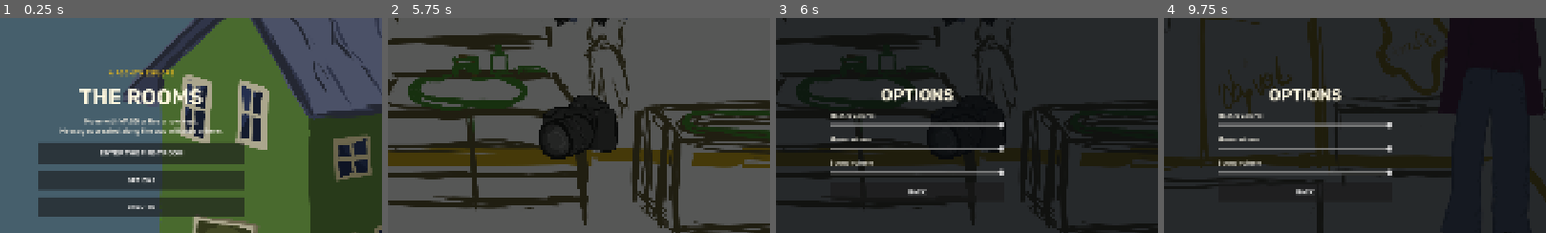
Above: before the commit, frames 1-4 (left to right).
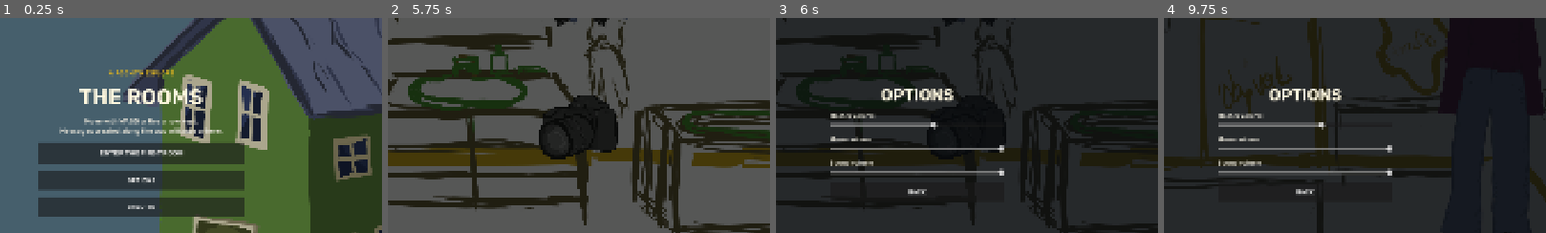
Above: after the commit, the same moments.

Repository: Sprotex/bechyne-game-jam-2026
Game: Godot game, scene res://scenes/root.tscn
Two runs of this game, one before a commit and one after it. Both use one fixed random seed, a clock stepped at 60 frames per second and the inputs below. Sound files missing from this copy of the repository are replaced by a short silence.
Inputs:
- Up to frame 1 (0.25 s): no input
- Up to frame 2 (5.75 s): click "ENTER THE FIRST ROOM" at 0.5 s; tap E (interact) at 1.25, 2.75, 3.5, 4.25 s; hold D (move_right) 1.28-2.03 s; hold E (interact) 1.28-2.03 s; hold Escape (menu_back) 2.03-2.78 s; tap P (take_photo) at 2.1, 5.1 s; hold D (move_right) 2.78-3.53 s; hold Space (toggle_music) 2.78-3.53 s; hold W (move_up) 3.53-4.28 s; tap Shift at 3.6 s; hold E (interact) 4.28-5.03 s; hold A (move_left) from 4.28 s (still down)
- Up to frame 3 (6 s): release A (move_left) at 5.78 s; hold Escape (menu_back) from 5.78 s (still down); hold Space (toggle_music) from 5.78 s (still down)
- Up to frame 4 (9.75 s): release Escape (menu_back) at 6.53 s; release Space (toggle_music) at 6.53 s; hold D (move_right) 6.53-7.25 s; tap Shift at 6.6 s; click "BACK" at 7.25 s; hold W (move_up) 8.03-8.78 s; hold E (interact) 8.03-8.78 s; hold D (move_right) 8.78-9.53 s; tap P (take_photo) at 8.85 s; hold Escape (menu_back) from 9.53 s (still down); hold Space (toggle_music) from 9.53 s (still down)
The pictures show only the part of the screen within x 32-82%, y 21-71%; the shares and areas given below are measured in that part.

Frames 1-2 are identical in both runs. In frame 3, 0.5% of the frame differs, in the area x 40-60%, y 48-52%; in frame 4, 0.5%.

Commit message:
Set default master volume to 60 percent

Diff:
--- a/default_bus_layout.tres
+++ b/default_bus_layout.tres
@@ -5,7 +5,7 @@
 bus/0/solo = false
 bus/0/mute = false
 bus/0/bypass_fx = false
-bus/0/volume_db = 0.0
+bus/0/volume_db = -4.436975
 bus/0/send = &""
 bus/1/name = &"Music"
 bus/1/solo = false
